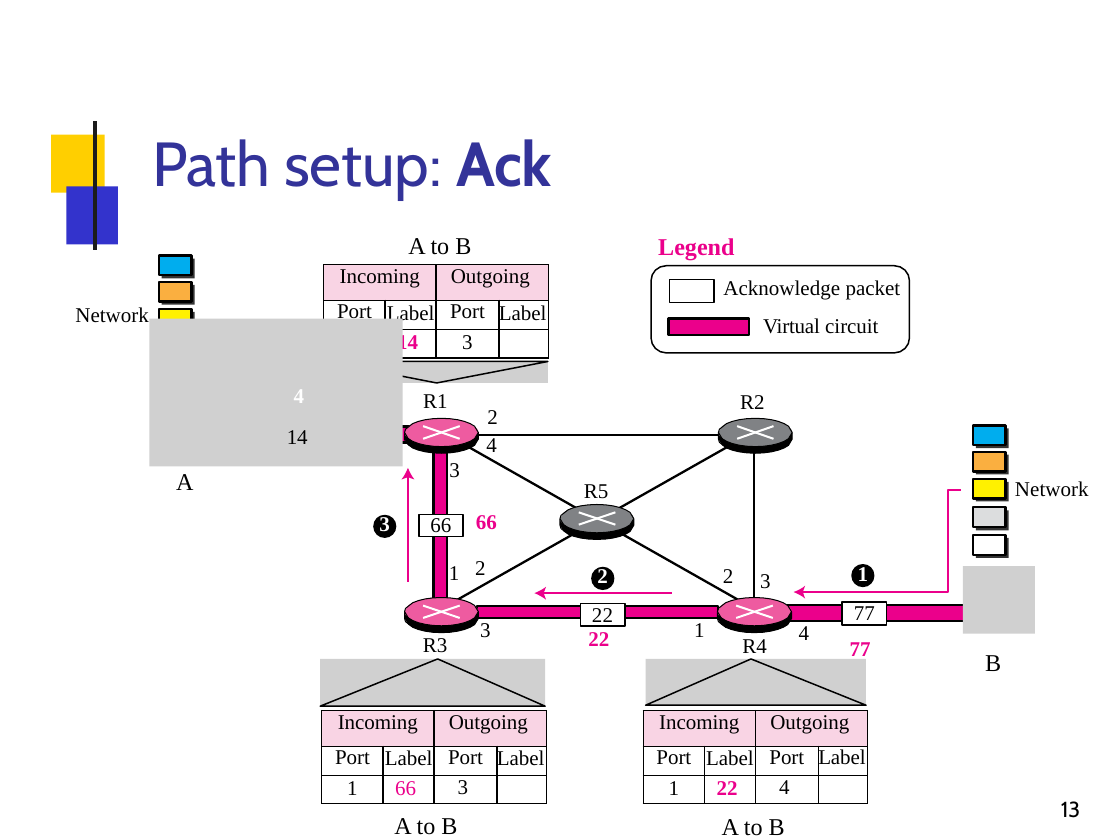
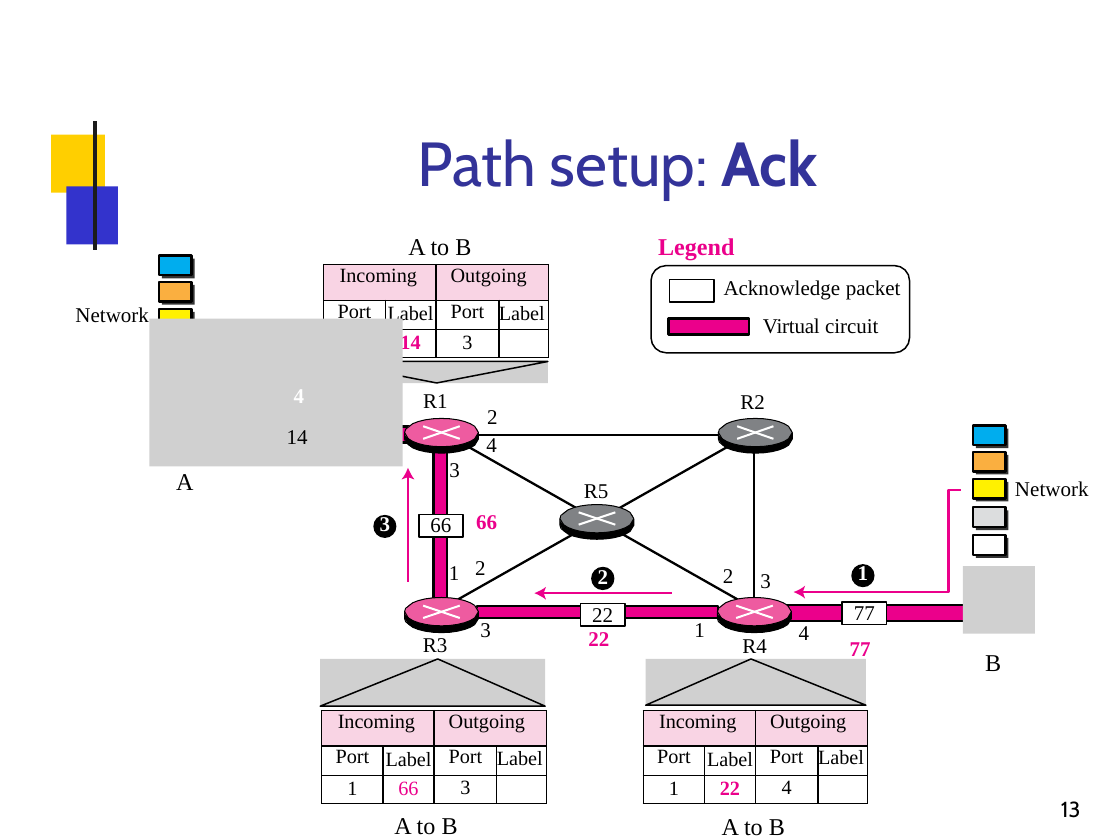
Before and after one commit to Al0nesauurs/etc, a slide deck: slide 13 of networkStudy/2015-02-204421-ipv4-parti.pptx. Drawn at 1120x840 pixels with LibreOffice and Linux fonts; fonts in the diff are those of the drawing; grey boxes stand for pictures; background and template pictures are left out. Boxes give left, top, right and bottom in pixels: in the first picture for what was removed or moved away, otherwise in the second. Text is boxed around its words. In the diff, an @@ line names an element or a change of style, - is before the commit and + after.

```diff
--- a/networkStudy/2015-02-204421-ipv4-parti.pptx
+++ b/networkStudy/2015-02-204421-ipv4-parti.pptx
@@ title "Path setup: Ack" at <box>418,139,818,201</box>: alignment left to centre @@
@@ table at <box>324,264,548,358</box> @@
@@ size 13.5 to 13 pt @@
@@ letter spacing -0.1 to 0 pt in "Label", "Label" @@
@@ letter spacing 0.1 to 0 pt in "14" @@
@@ freeform shape at <box>651,265,909,353</box>: outline redrawn @@
@@ table at <box>321,710,545,803</box> @@
@@ size 13.5 to 13 pt @@
@@ letter spacing -0.1 to 0 pt in "Label", "Label" @@
@@ letter spacing 0.1 to 0 pt in "66" @@
@@ line spacing 15.4pt to 15.5pt @@
@@ table at <box>643,710,867,803</box> @@
@@ size 13.5 to 13 pt @@
@@ letter spacing -0.1 to 0 pt in "Label", "Label" @@
@@ letter spacing 0.1 to 0 pt in "22" @@
@@ line spacing 14.8pt to 14.9pt @@
```
Also in this commit, not shown: 42 other slides changed, 1 other file.
